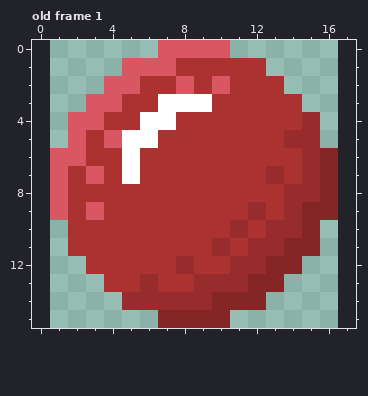
Edited in one commit: pixel-art file (assets/ball.aseprite). The first picture shows the starting point.
16x16 pixels, 1 frame. Shown: old frame 1. The old version is drawn lined up with the new one, on the new canvas. The commit also changed other frames, which this record leaves out.
New version:
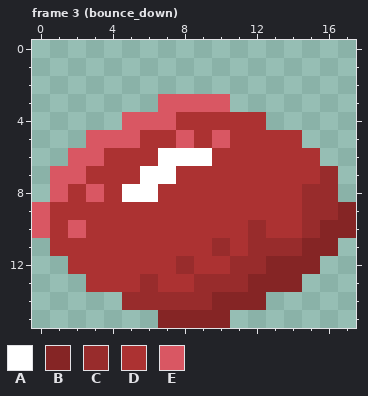
Palette (. is transparent): A #ffffff  B #852525  C #982c2c  D #ac3232  E #d95763
A new or re-ordered frame is compared with the old frame closest to it.
Message: Implement tagged animations
Diff:
canvas 16x16 -> 18x16, the old top-left corner now at 1,0
frames 1 -> 7
Frame 3 (bounce_down) is new; against old frame 1:
Colour D becomes colour A in row 6 at x 7 to 9; in row 7 at x 6 to 7; in row 8 at x 5 to 6.
The author put colour B in row 9 at x 17; in row 10 at x 16 to 17; in row 11 at x 16; in row 12 at x 15; in row 13 at x 14.
Colour B becomes colour C in rows 7 to 8 at x 16; in row 9 at x 15 to 16; in row 10 at x 15; in row 11 at x 14.
Colour D becomes colour C in row 10 at x 12.
The author put colour D in rows 10 to 11 at x 1; in row 12 at x 2; in row 13 at x 3.
Colour A becomes colour D in row 5 at x 6; in rows 6 to 7 at x 5.
Colour C becomes colour D in row 5 at x 14; in row 6 at x 15; in row 7 at x 13 and 15; in row 8 at x 14; in row 9 at x 12 and 14; in row 10 at x 11 and 13 to 14.
Colour E becomes colour D in row 7 at x 3; in row 9 at x 1 and 3.
The author put colour E in rows 9 to 10 at x 0.
Colour A becomes colour E in row 3 at x 7 to 9; in row 4 at x 6 to 7; in row 5 at x 5.
Colour D becomes colour E in row 3 at x 10; in row 4 at x 5; in row 5 at x 3, 8 and 10; in row 6 at x 3; in row 7 at x 2; in row 8 at x 3.
Colour D becomes colour E in row 10 at x 2.
The edit erases colour B in row 6 at x 16.
The edit erases colour C in rows 4 to 5 at x 15.
The edit erases colour D in row 1 at x 8 to 12; in row 2 at x 6 to 7, 9 and 11 to 13; in row 3 at x 5 to 6 and 11 to 14; in row 4 at x 4 and 13 to 14.
The edit erases colour E in row 0 at x 7 to 10; in row 1 at x 5 to 7; in row 2 at x 4 to 5, 8 and 10; in row 3 at x 3 to 4; in row 4 at x 2 to 3; in row 5 at x 2.
The edit erases colour E in row 6 at x 1.
